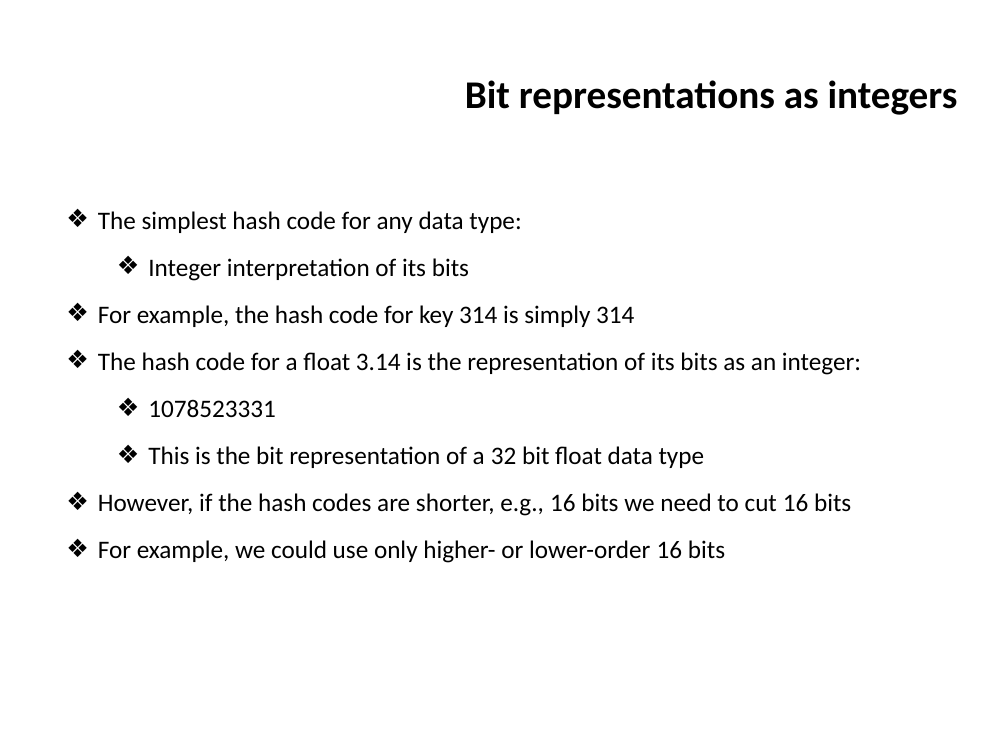
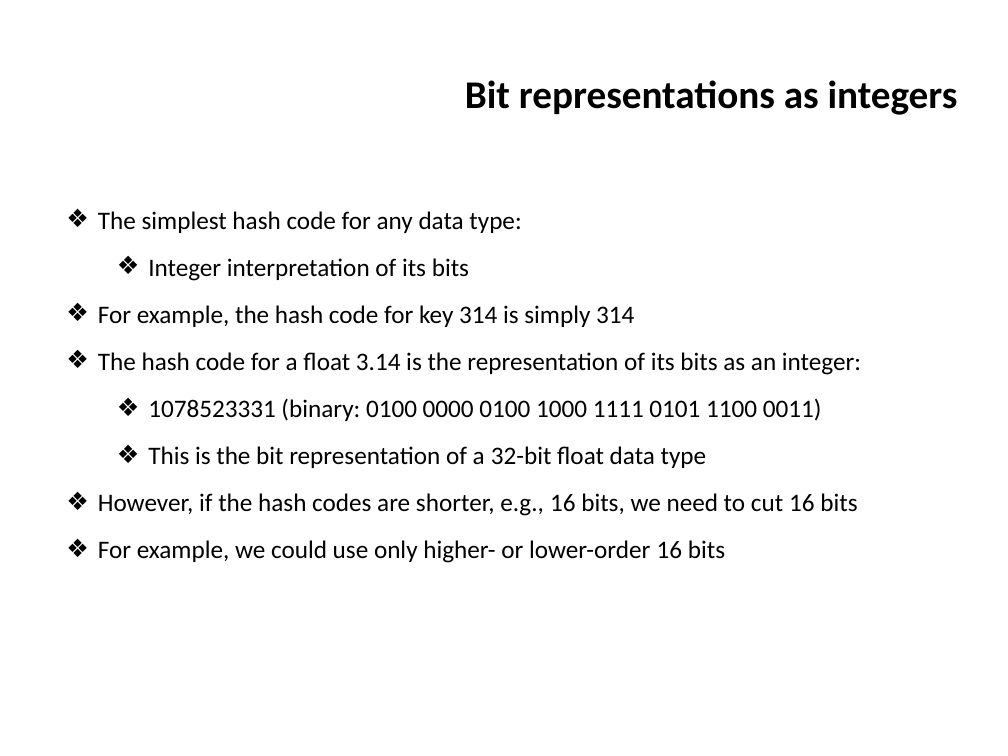
Before and after one commit to ifromm/dsa, a slide deck: slide 17 of slides/unit_5_hashtables.pptx. Drawn at 1008x756 pixels with LibreOffice and Linux fonts; fonts in the diff are those of the drawing; background and template pictures are left out. Boxes give left, top, right and bottom in pixels: in the first picture for what was removed or moved away, otherwise in the second. Text is boxed around its words. In the diff, an @@ line names an element or a change of style, - is before the commit and + after.

```diff
--- a/slides/unit_5_hashtables.pptx
+++ b/slides/unit_5_hashtables.pptx
@@ text at bbox=[98, 398, 857, 516]: text changed @@
-  ❖ 1078523331
-  ❖ This is the bit representation of a 32 bit float data type
-❖ However, if the hash codes are shorter, e.g., 16 bits we need to cut 16 bits
+  ❖ 1078523331 (binary: 0100 0000 0100 1000 1111 0101 1100 0011)
+  ❖ This is the bit representation of a 32-bit float data type
+❖ However, if the hash codes are shorter, e.g., 16 bits, we need to cut 16 bits
```
Also in this commit, not shown: 12 other slides changed, 3 slides removed, 1 other file.
